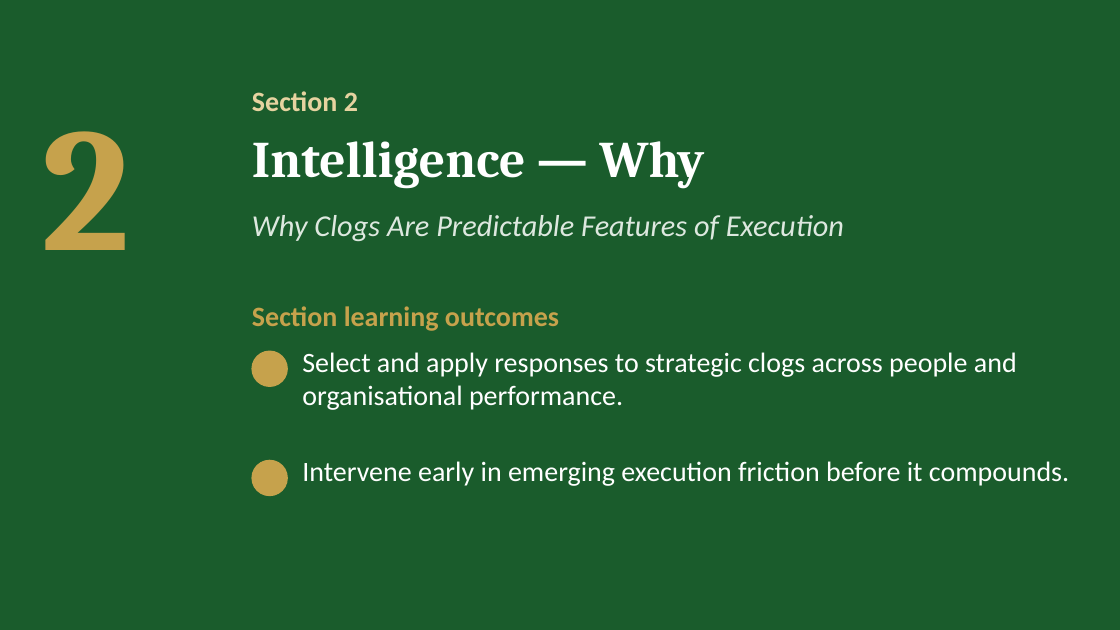
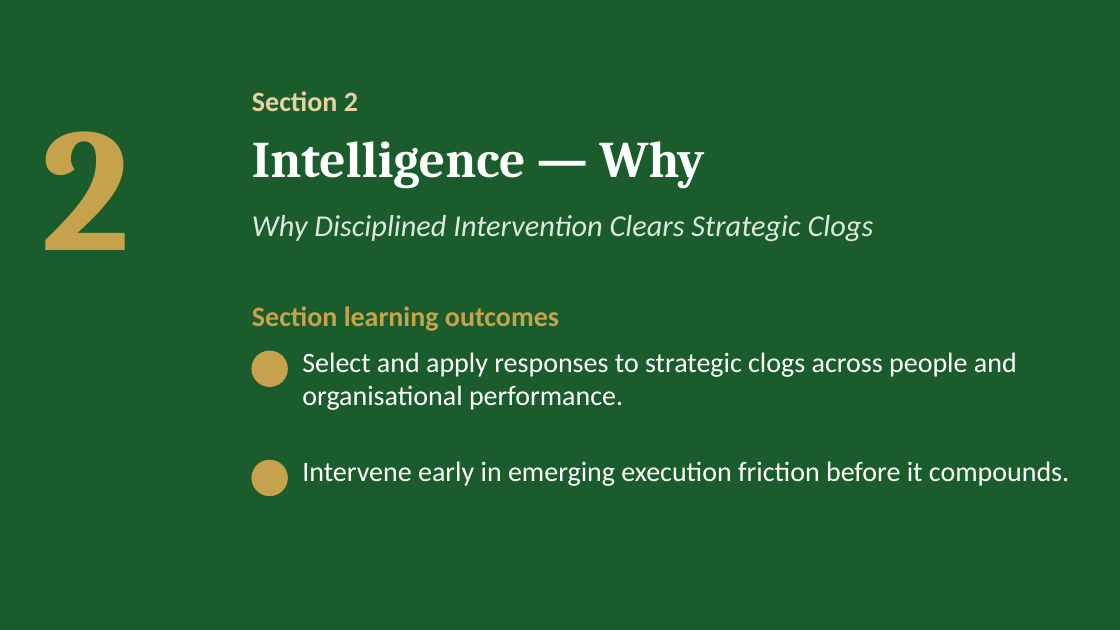
Before and after one commit to IBSL26/ibsl-platform, a slide deck: slide 11 of Unit decks/Unit 09 - Strategic Unclogging.pptx (slide 9 before the commit). Drawn at 1120x630 pixels with LibreOffice and Linux fonts; fonts in the diff are those of the drawing; background and template pictures are left out. Boxes give left, top, right and bottom in pixels: in the first picture for what was removed or moved away, otherwise in the second. Text is boxed around its words. In the diff, an @@ line names an element or a change of style, - is before the commit and + after.

```diff
--- a/Unit decks/Unit 09 - Strategic Unclogging.pptx
+++ b/Unit decks/Unit 09 - Strategic Unclogging.pptx
@@ text at [252, 215, 874, 241]: text changed @@
-Why Clogs Are Predictable Features of Execution
+Why Disciplined Intervention Clears Strategic Clogs
```
Also in this commit, not shown: 14 other slides changed, 1 slide added, 12 other files.
